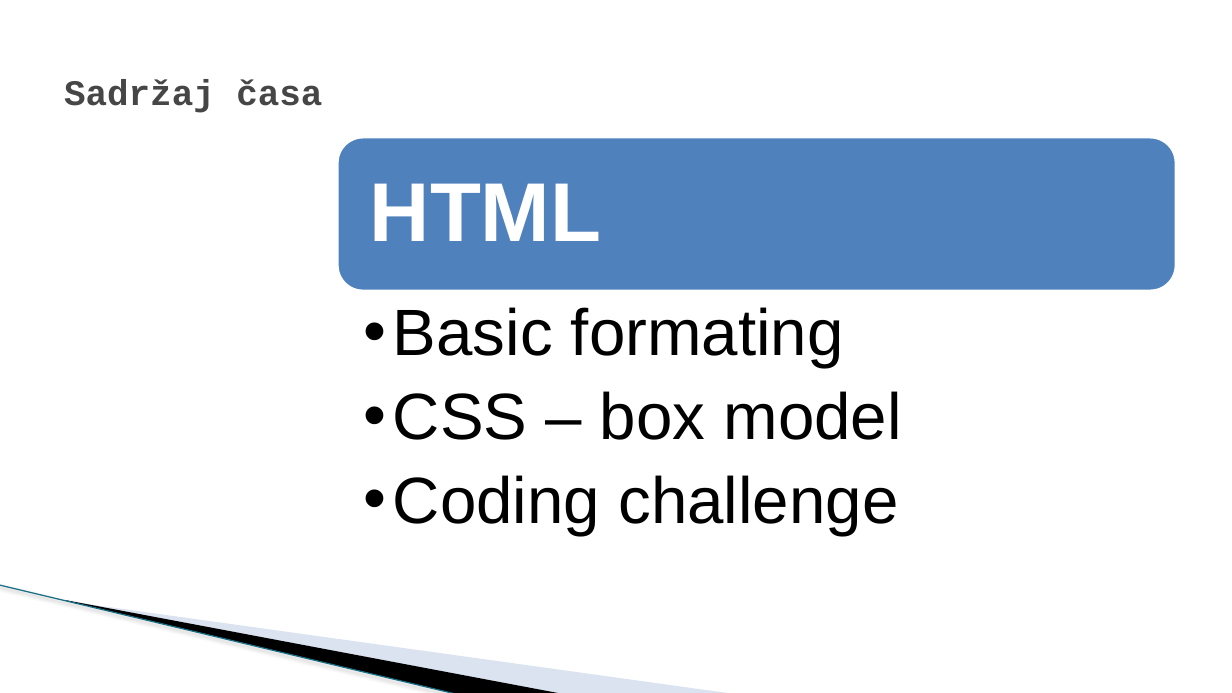
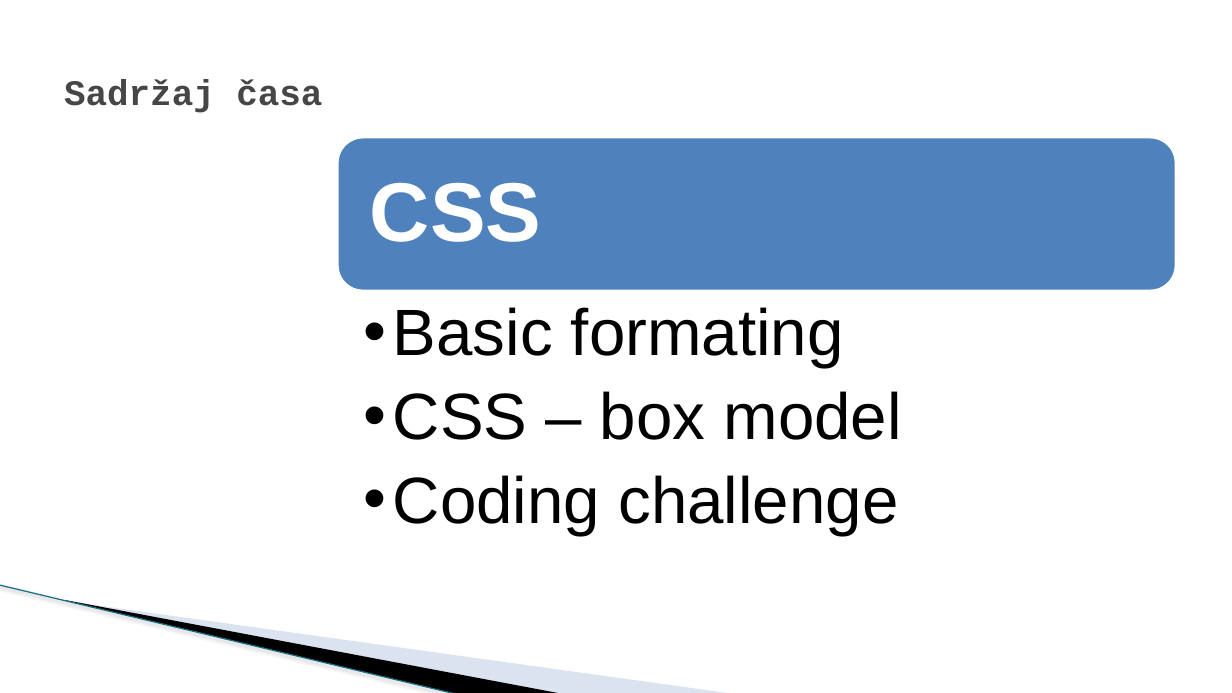
Before and after one commit to todalexcode/kurs-front-end, a slide deck: slide 2 of sesija-14/PPT/Front-End Developer-14.pptx. Drawn at 1232x693 pixels with LibreOffice and Linux fonts; fonts in the diff are those of the drawing; background and template pictures are left out. Boxes give left, top, right and bottom in pixels: in the first picture for what was removed or moved away, otherwise in the second. Text is boxed around its words. In the diff, an @@ line names an element or a change of style, - is before the commit and + after.

```diff
--- a/sesija-14/PPT/Front-End Developer-14.pptx
+++ b/sesija-14/PPT/Front-End Developer-14.pptx
@@ text at bbox=[370, 183, 541, 242]: text changed @@
-HTML
+CSS
```
Also in this commit, not shown: 3 slides added, 6 other files.
